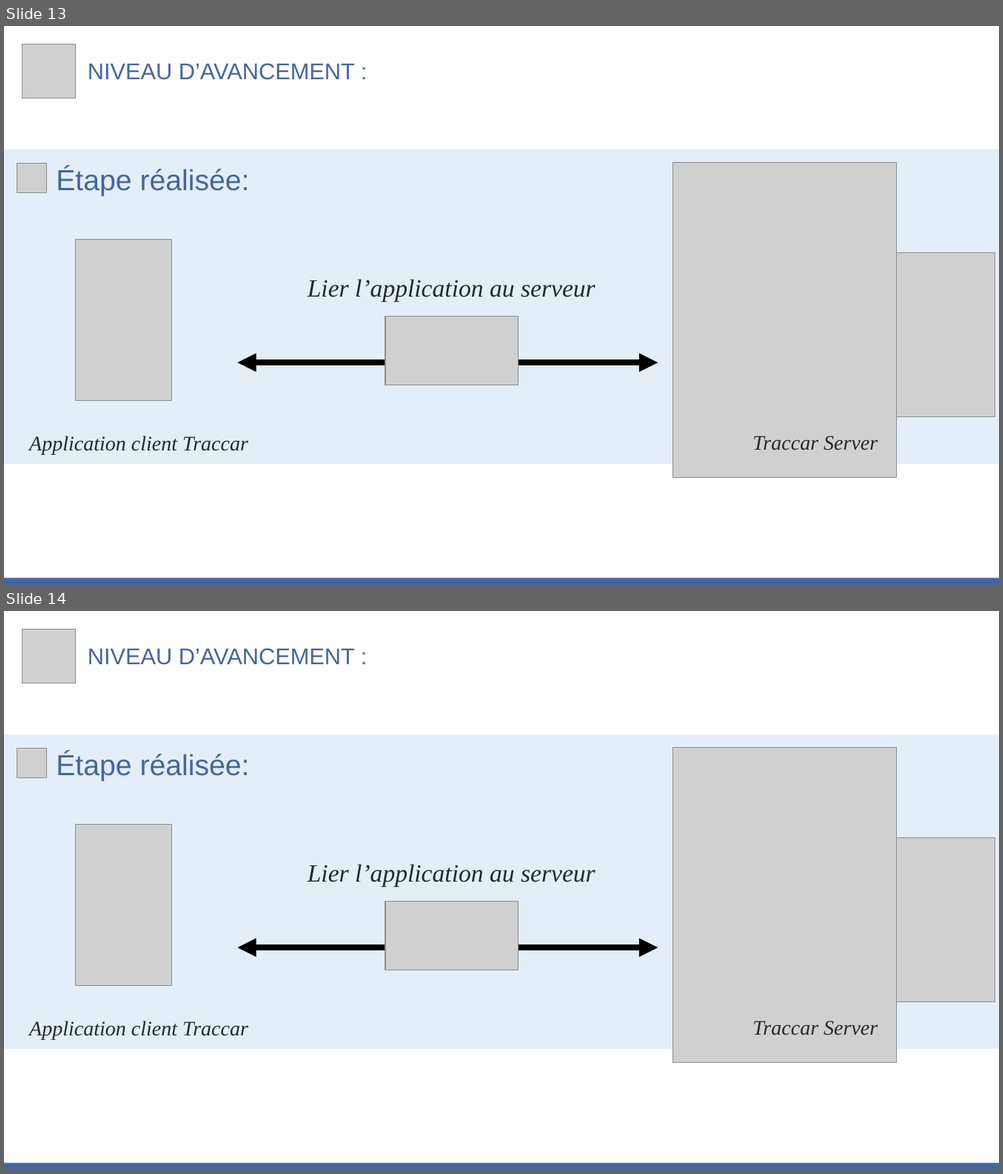
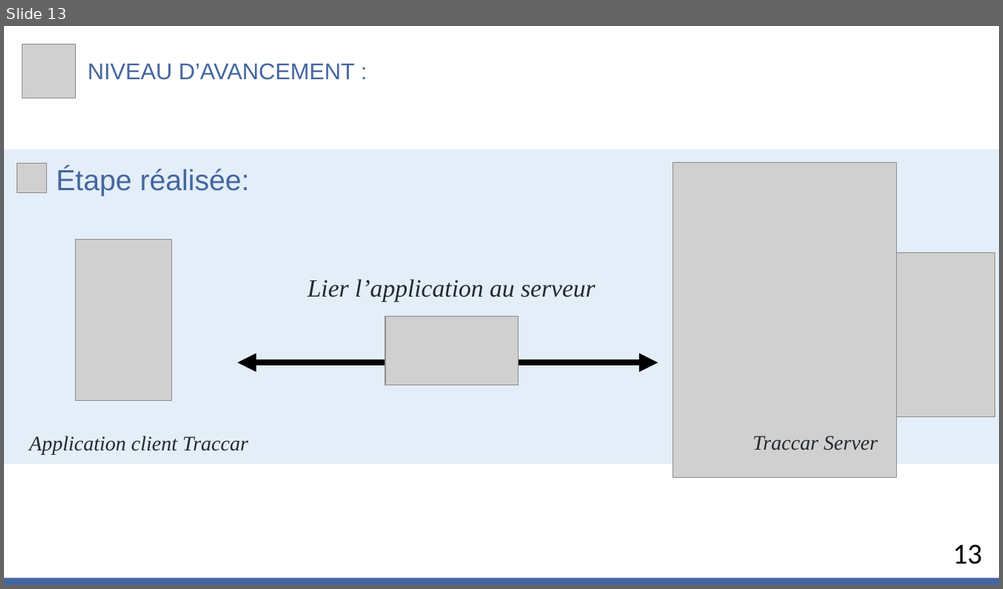
Before and after one commit to MiSalah/Real-Time-Data-Streaming-Analytics-System-for-tracking-Pedestrians, a slide deck: Progress' Presentations/Etat d'avancement - S2.pptx. Shown one above the other, each under a label of ours: slides 13 and 14 before the commit, slide 13 after it. The pictures are 1003x1174 and 1003x589 pixels, drawn with LibreOffice and Linux fonts; fonts in the diff are those of the drawing; grey boxes stand for pictures. Boxes give left, top, right and bottom in pixels: in the first picture for what was removed or moved away, otherwise in the second. Text is boxed around its words. In the diff, an @@ line names an element or a change of style, - is before the commit and + after.

```diff
--- a/Progress' Presentations/Etat d'avancement - S2.pptx
+++ b/Progress' Presentations/Etat d'avancement - S2.pptx
@@ slide 14 removed at [4, 611, 999, 1170], background #FFFFFF @@
@@ picture removed at [22, 629, 76, 684] @@
@@ text removed at [88, 648, 355, 665] @@
-NIVEAU D’AVANCEMENT :
@@ rectangle removed at [4, 735, 999, 1050] @@
@@ picture removed at [17, 749, 46, 778] @@
@@ text removed at [56, 752, 250, 781] @@
-Étape réalisée:
@@ picture removed at [672, 749, 896, 1063] @@
@@ picture removed at [76, 825, 172, 986] @@
@@ picture removed at [891, 838, 995, 1002] @@
@@ text removed at [307, 864, 595, 887] @@
-Lier l’application au serveur
@@ picture removed at [385, 901, 518, 970] @@
@@ double arrow removed from (238, 948) to (657, 948) @@
@@ text removed at [29, 1021, 248, 1039] @@
-Application client Traccar
@@ text removed at [752, 1021, 877, 1036] @@
-Traccar Server
@@ rectangle removed at [4, 1164, 999, 1170] @@
@@ slide 13 changed as well @@
@@ text added at [953, 545, 982, 565], 28 pt, text #000000 @@
+13
```
Also in this commit, not shown: 11 other slides changed, 1 slide added, 1 other slide removed.
